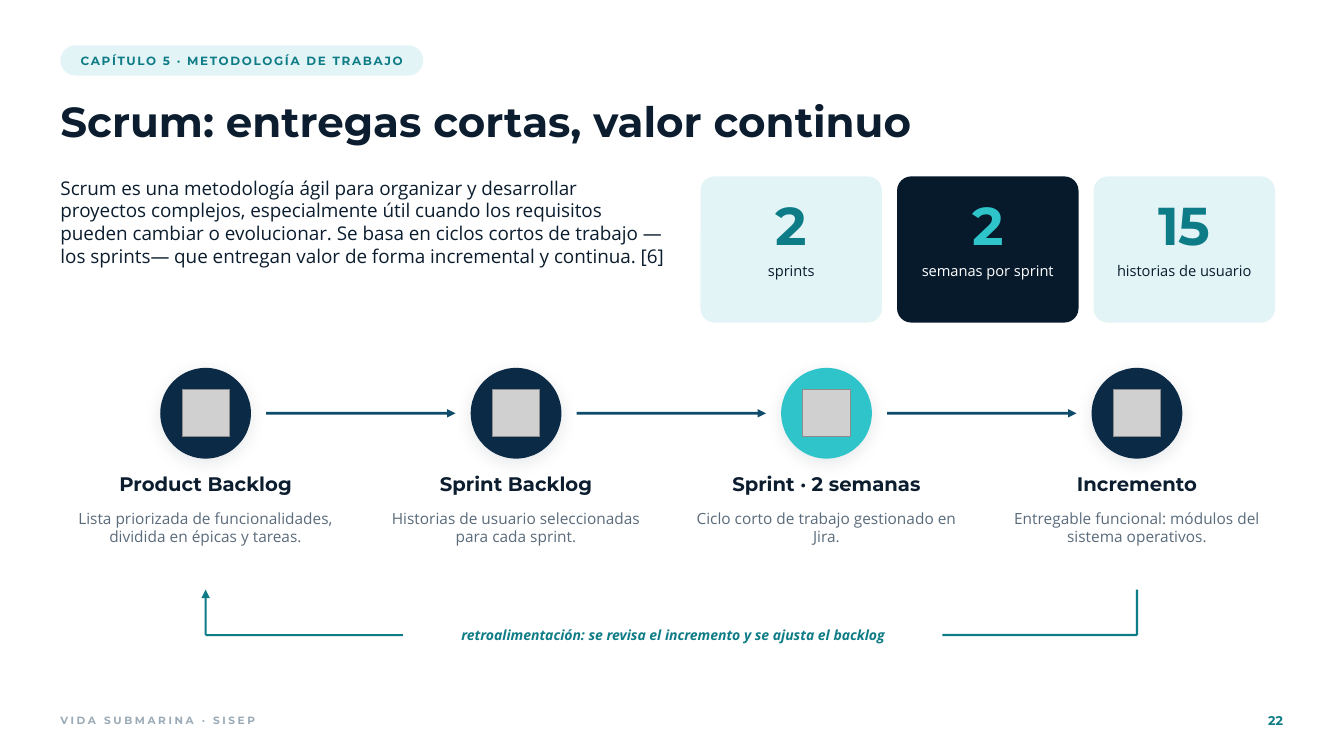
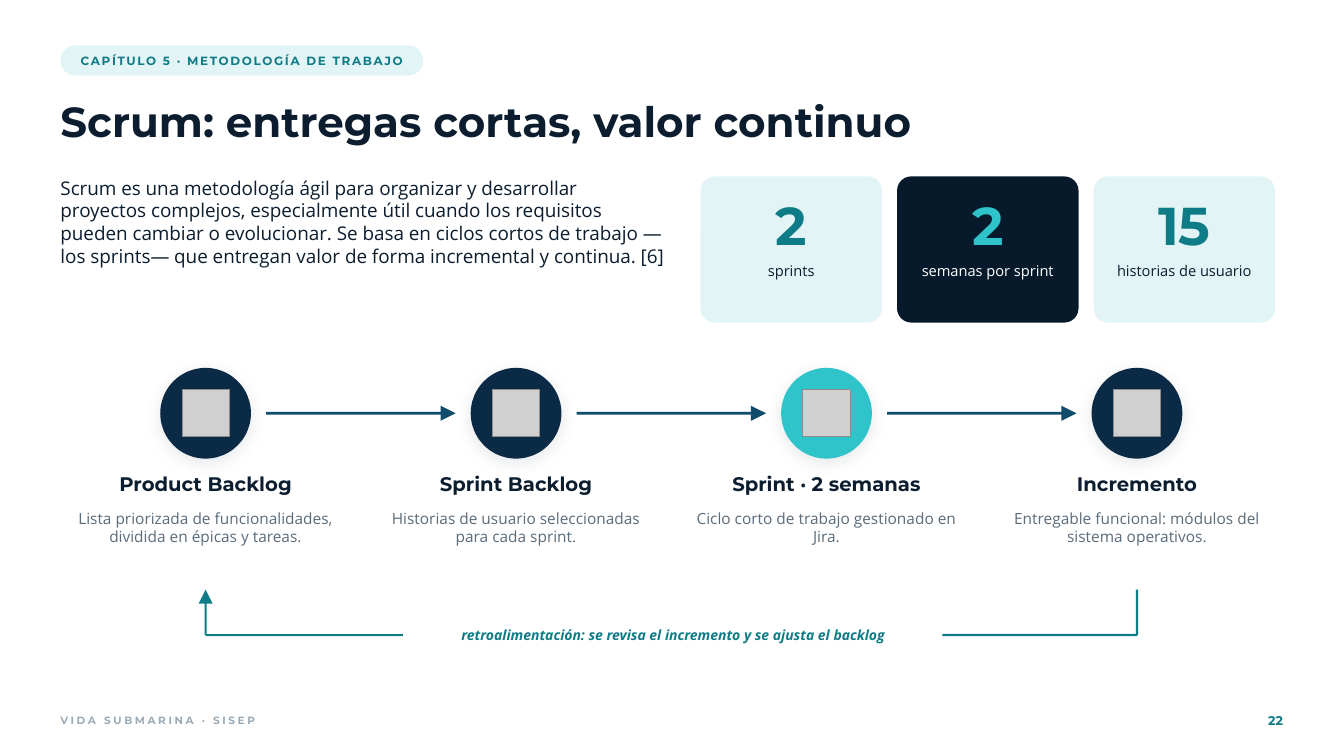
Before and after one commit to KenediTorres/ODS-14-Vida-submarina, a slide deck: slide 22 of Vida_Submarina_SISEP.pptx. Drawn at 1344x756 pixels with LibreOffice and Linux fonts; fonts in the diff are those of the drawing; grey boxes stand for pictures; background and template pictures are left out. Boxes give left, top, right and bottom in pixels: in the first picture for what was removed or moved away, otherwise in the second. Text is boxed around its words. In the diff, an @@ line names an element or a change of style, - is before the commit and + after.

```diff
--- a/Vida_Submarina_SISEP.pptx
+++ b/Vida_Submarina_SISEP.pptx
@@ arrow moved from (266, 413) - (456, 413) to (266, 413) - (449, 413) @@
@@ arrow (266, 413) - (449, 413): arrow to line @@
@@ triangle added at [441,406,456,421], fill #0F4C6B @@
@@ arrow moved from (577, 413) - (766, 413) to (577, 413) - (759, 413) @@
@@ arrow (577, 413) - (759, 413): arrow to line @@
@@ triangle added at [751,406,766,421], fill #0F4C6B @@
@@ arrow moved from (887, 413) - (1077, 413) to (887, 413) - (1070, 413) @@
@@ arrow (887, 413) - (1070, 413): arrow to line @@
@@ triangle added at [1062,406,1077,421], fill #0F4C6B @@
@@ triangle added at [199,590,213,604], fill #0E7C86 @@
@@ arrow moved from (206, 635) - (206, 590) to (206, 635) - (206, 597) @@
@@ arrow (206, 635) - (206, 597): arrow to line @@
```
Also in this commit, not shown: 5 other slides changed.
